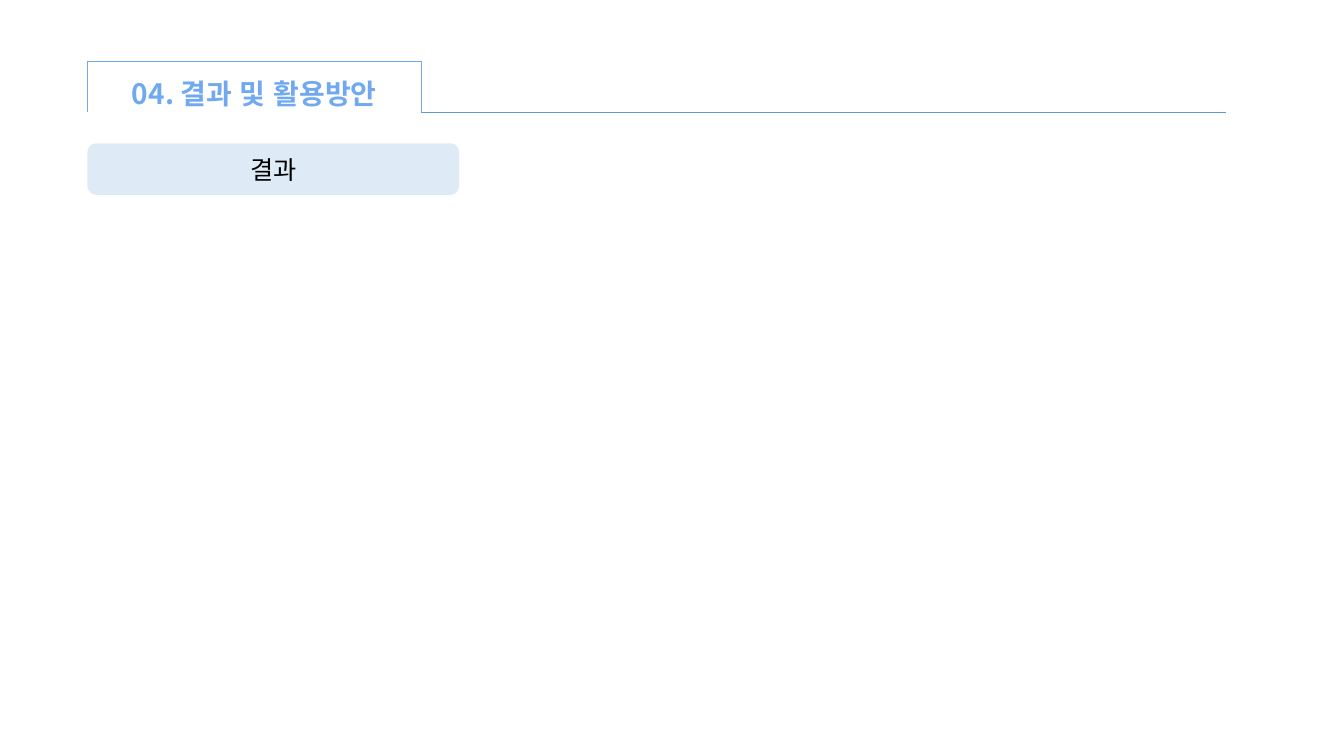
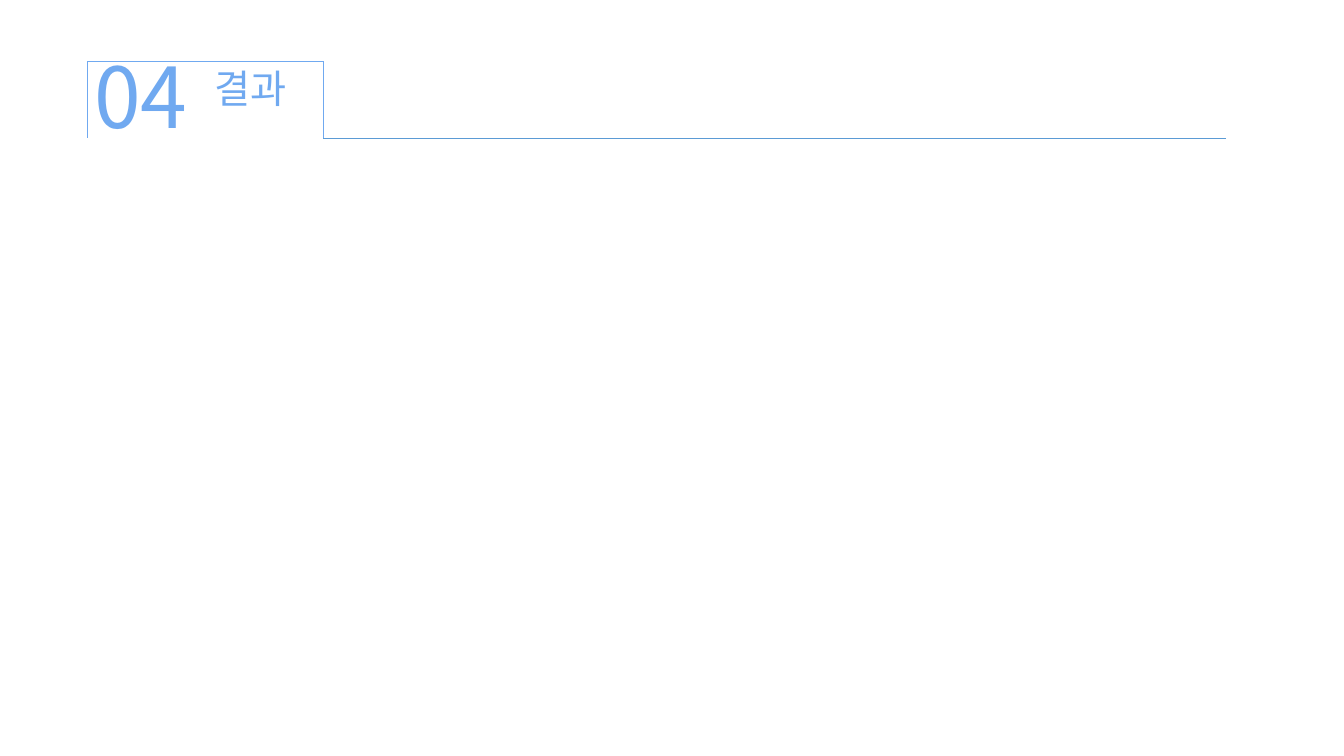
Before and after one commit to xddongx/flexink, a slide deck: slide 18 of titanic/titanic.pptx (slide 17 before the commit). Drawn at 1344x756 pixels with LibreOffice and Linux fonts; fonts in the diff are those of the drawing. Boxes give left, top, right and bottom in pixels: in the first picture for what was removed or moved away, otherwise in the second. Text is boxed around its words. In the diff, an @@ line names an element or a change of style, - is before the commit and + after.

```diff
--- a/titanic/titanic.pptx
+++ b/titanic/titanic.pptx
@@ text "결과" moved from (x1=250, y1=158, x2=296, y2=181) to (x1=214, y1=70, x2=286, y2=106) @@
@@ text "결과" at (x1=214, y1=70, x2=286, y2=106): size 18 to 28 pt, text colour #000000 to #70A9F0; alignment centre to left @@
@@ right bracket resized from (x1=87, y1=61, x2=421, y2=111) to (x1=88, y1=62, x2=324, y2=138) @@
@@ text added at (x1=94, y1=61, x2=187, y2=129), 60 pt, text #70A9F0 @@
+04
@@ text removed at (x1=132, y1=80, x2=377, y2=107) @@
-04. 결과 및 활용방안
@@ rounded rectangle removed at (x1=88, y1=143, x2=460, y2=195) @@
@@ line moved from (421, 112) - (1226, 112) to (324, 138) - (1226, 138) @@
```
Also in this commit, not shown: 12 other slides changed, 5 slides added, 10 slides removed, 13 other files.
